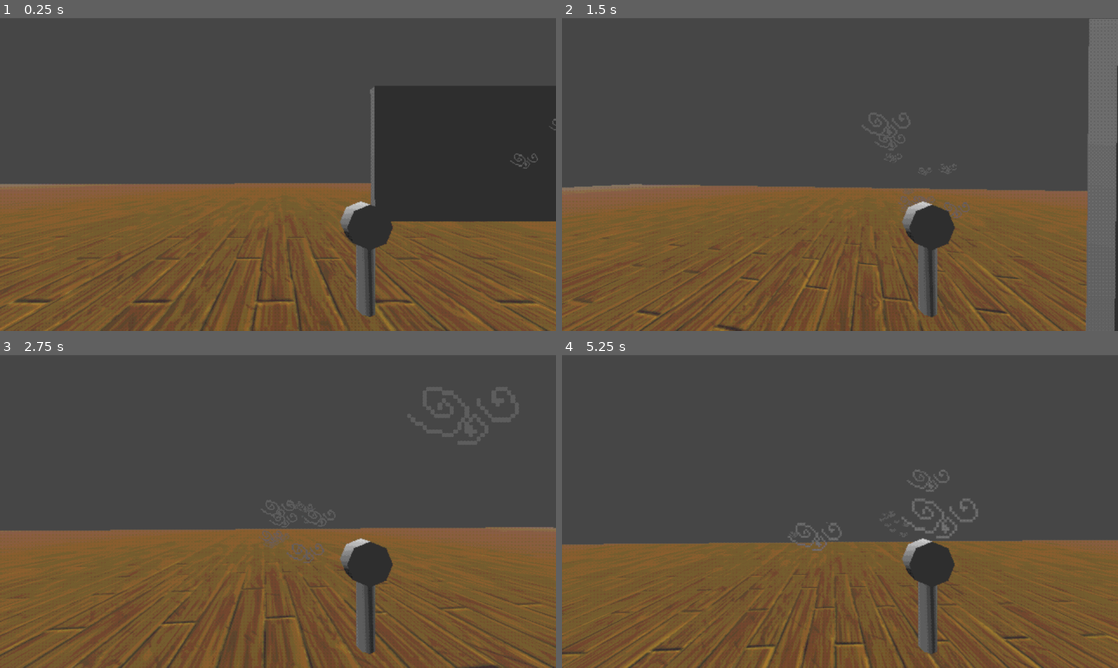
Above: before the commit, frames 1-4 (two rows, left to right).
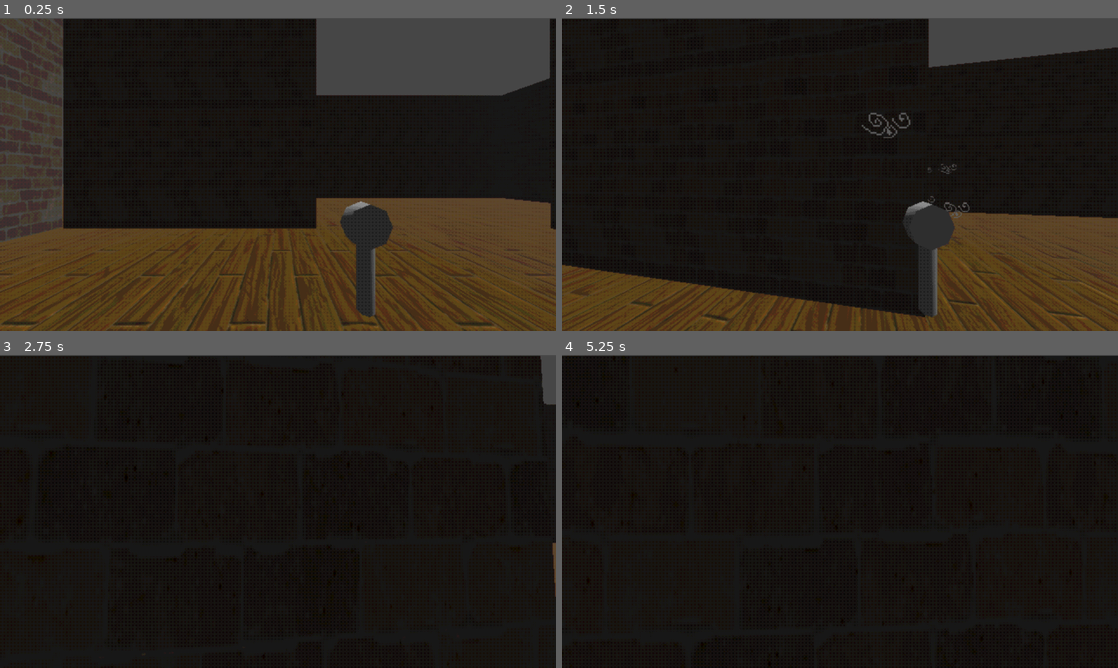
Above: after the commit, the same moments.

Repository: electrp/ggj25
Game: Godot game, scene res://levels/lvl_Room1.tscn
The game is run twice, just before and just after one commit, with the same random seed, the same clock (stepped at 60 frames per second) and the same inputs. This scene is started directly instead of the project's main scene.
Inputs (mouse positions are in pixels of both pictures, inside the frame that each line leads up to):
- Up to frame 1 (0.25 s): no input
- Up to frame 2 (1.5 s): move the mouse to (867, 174) at 0.52 s; press the mouse at (867, 174) at 0.53 s; hold Up (ui_up) from 0.53 s (still down); tap Space (ui_accept) at 0.77 s; move the mouse to (812, 174) at 1.27 s; release the mouse at (812, 174) at 1.28 s; tap E (Interact) at 1.35 s; click (812, 174) at 1.42 s
- Up to frame 3 (2.75 s): keep holding Up (ui_up); tap Space (ui_accept) at 1.52 s; move the mouse to (289, 505) at 2.02 s; press the mouse at (289, 505) at 2.03 s
- Up to frame 4 (5.25 s): keep holding Up (ui_up); move the mouse to (834, 517) at 2.77 s; release the mouse at (834, 517) at 2.78 s; tap E (Interact) at 2.85, 4.35 s; click (834, 517) at 2.92 s; tap Space (ui_accept) at 3.02, 3.77, 4.52 s; move the mouse to (878, 514) at 3.52 s; press the mouse at (878, 514) at 3.53 s; move the mouse to (795, 508) at 4.27 s; release the mouse at (795, 508) at 4.28 s; click (795, 508) at 4.42 s; move the mouse to (845, 511) at 5.02 s; press the mouse at (845, 511) at 5.03 s

The runs differ from the first frame. In frame 1, 64% of the frame differs, in the area x 0-100%, y 0-100%; in frame 2, 88%; in frame 3, 99%; in frame 4, 100%.

Commit message:
ASDFPOKASDFPIJKL;ASAK;LD

Diff:
--- a/ggj25/levels/lvl_Room1.tscn
+++ b/ggj25/levels/lvl_Room1.tscn
@@ -88,7 +88,7 @@
 size = Vector3(0.861328, 1, 1)
 
 [node name="Player" parent="SubViewportContainer/SubViewport" instance=ExtResource("1_2lqyt")]
-transform = Transform3D(0.999997, 0.00054823, 0.00234128, -0.000543907, 0.999998, -0.00185548, -0.00234229, 0.00185421, 0.999996, 3.12401, 1.82582, -19.1229)
+transform = Transform3D(0.999997, 0.00054823, 0.00234128, -0.000543907, 0.999998, -0.00185548, -0.00234229, 0.00185421, 0.999996, 3.5273, 2.51649, 1.02365)
 
 [node name="BubbleSpawner" parent="SubViewportContainer/SubViewport" instance=ExtResource("2_j1ux3")]
 transform = Transform3D(-4.37114e-08, -0.130368, -4.37114e-08, 0, -5.69858e-09, 1, -1, 5.69858e-09, 1.91069e-15, 14.4437, 2.25992, 0.852121)
@@ -354,8 +354,20 @@
 transform = Transform3D(-3.17103e-07, 0, 13.4737, 0, 4.15205, 0, -7.25447, 0, -5.88955e-07, 10.0785, 3.12673, -21.3616)
 power = 0.5
 
-[node name="DirectionalLight3D" type="DirectionalLight3D" parent="."]
-transform = Transform3D(0.0130407, 0.914685, -0.403958, -0.0295129, 0.404168, 0.914209, 0.999479, 1.19209e-07, 0.0322656, 8.97144, 19.5897, 0)
+[node name="WallRight21" type="CSGBox3D" parent="." groups=["poppable"]]
+transform = Transform3D(258.942, 0, 0.0688577, 0, 9.49386, 0, -69.3834, 0, 0.25698, 4.35305, 3.34109, -24.3331)
+use_collision = true
+size = Vector3(0.019543, 0.539307, 1)
+
+[node name="WallRight22" type="CSGBox3D" parent="." groups=["poppable"]]
+transform = Transform3D(258.942, 0, -0.0688576, 0, 9.49386, 0, 69.3834, 0, 0.25698, 4.35305, 3.34109, -18.1993)
+use_collision = true
+size = Vector3(0.019543, 0.539307, 1)
+
+[node name="WallLeft12" type="CSGBox3D" parent="." groups=["poppable"]]
+transform = Transform3D(1.79893e-06, 0, -0.266045, 0, 9.49386, 0, 13.7182, 0, 3.48876e-08, 2.34121, 0.782259, -21.2319)
+use_collision = true
+size = Vector3(0.396858, 0.194824, 1)
 
 [connection signal="bubble_entered" from="SubViewportContainer/SubViewport/grate/Node3D" to="SubViewportContainer/SubViewport/PfDoor" method="_on_node_3d_bubble_entered"]
 [connection signal="bubble_entered" from="SubViewportContainer/SubViewport/grate3/Node3D" to="SubViewportContainer/SubViewport/PfDoor2" method="_on_node_3d_bubble_entered"]
